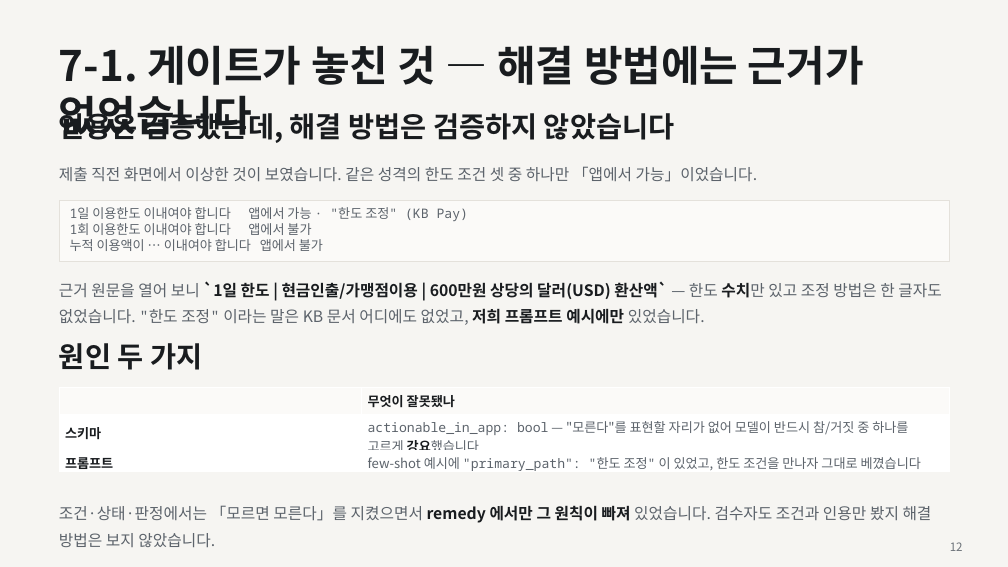
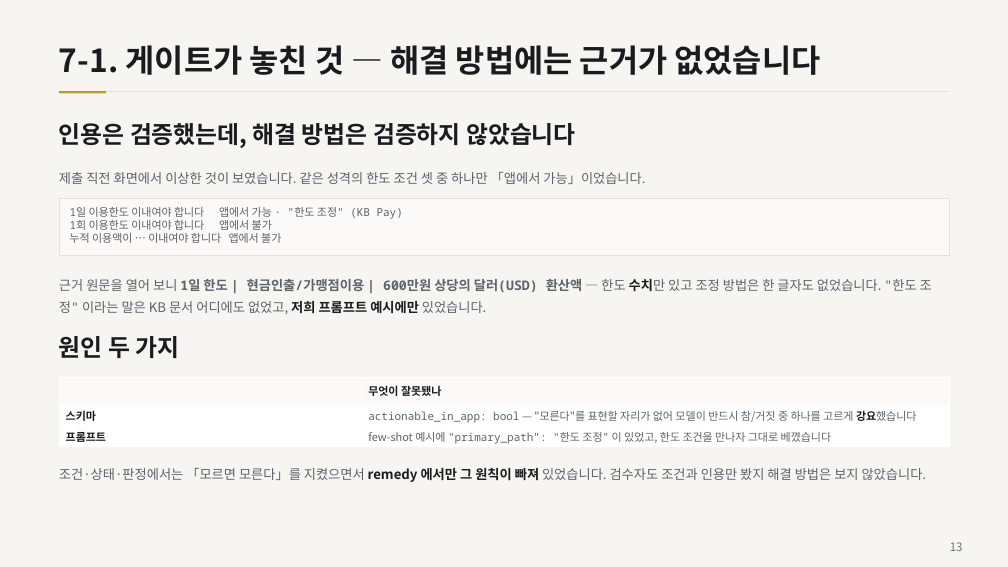
Before and after one commit to ChoHyeonChan/kb-ai-challenge-2026, a slide deck: slide 13 of docs/기술설명서.pptx (slide 12 before the commit). Drawn at 1008x567 pixels with LibreOffice and Linux fonts; fonts in the diff are those of the drawing. Boxes give left, top, right and bottom in pixels: in the first picture for what was removed or moved away, otherwise in the second. Text is boxed around its words. In the diff, an @@ line names an element or a change of style, - is before the commit and + after.

```diff
--- a/docs/기술설명서.pptx
+++ b/docs/기술설명서.pptx
@@ text "7-1. 게이트가 놓친 것 — ..." at (59, 45, 821, 75): size 40 to 30.2 pt; line spacing 1 to 1.05 @@
@@ text "인용은 검증했는데, 해결 방법은 검증하지 ...": place and size @@
-text "인용은 검증했는데, 해결 방법은 검증하지 ..." at (59, 108, 674, 144)
+text "인용은 검증했는데, 해결 방법은 검증하지 ..." at (59, 123, 576, 148)
@@ text "인용은 검증했는데, 해결 방법은 검증하지 ..." at (59, 123, 576, 148): size 27 to 22.7 pt; line spacing 1 to 1.05 @@
@@ rectangle added at (59, 91, 949, 92), fill #E4E1DB @@
@@ rectangle added at (59, 91, 106, 94), fill #C19A2E @@
@@ text "제출 직전 화면에서 이상한 것이 ..." at (59, 172, 645, 184): size 15 to 12.6 pt @@
@@ rectangle "1일 이용한도 이내여야 합니다 앱에서 ...": place and size @@
-rectangle "1일 이용한도 이내여야 합니다 앱에서 ..." at (59, 200, 949, 261)
+rectangle "1일 이용한도 이내여야 합니다 앱에서 ..." at (59, 199, 949, 256)
@@ rectangle "1일 이용한도 이내여야 합니다 앱에서 ..." at (59, 199, 949, 256): size 12.5 to 10.5 pt @@
@@ text at (59, 279, 932, 314): text changed; size 15 to 12.6 pt @@
-근거 원문을 열어 보니 `1일 한도 | 현금인출/가맹점이용 | 600만원 상당의 달러(USD) 환산액` — 한도 수치만 있고 조정 방법은 한 글자도 없었습니다. "한도 조정" 이라는 말은 KB 문서 어디에도 없었고, 저희 프롬프트 예시에만 있었습니다.
+근거 원문을 열어 보니 1일 한도 | 현금인출/가맹점이용 | 600만원 상당의 달러(USD) 환산액 — 한도 수치만 있고 조정 방법은 한 글자도 없었습니다. "한도 조정" 이라는 말은 KB 문서 어디에도 없었고, 저희 프롬프트 예시에만 있었습니다.
@@ text "원인 두 가지" at (59, 336, 179, 358): size 27 to 22.7 pt; line spacing 1 to 1.05 @@
@@ text "원인 두 가지": place and size @@
-text "원인 두 가지" at (59, 343, 202, 370)
+text "원인 두 가지" at (59, 336, 179, 358)
@@ table at (59, 377, 949, 448) @@
@@ size 12.5 to 10.5 pt @@
@@ table: place and size @@
-table at (59, 388, 949, 475)
+table at (59, 377, 949, 448)
@@ text "조건·상태·판정에서는 「모르면 모른다」를 지켰으면서 remedy ..." at (59, 468, 927, 482): size 15 to 12.6 pt @@
@@ text "조건·상태·판정에서는 「모르면 모른다」를 지켰으면서 remedy ...": place and size @@
-text "조건·상태·판정에서는 「모르면 모른다」를 지켰으면서 remedy ..." at (59, 505, 932, 547)
+text "조건·상태·판정에서는 「모르면 모른다」를 지켰으면서 remedy ..." at (59, 468, 927, 482)
```
Also in this commit, not shown: 33 other slides changed, 3 slides added, 1 slide removed, 2 other files.
